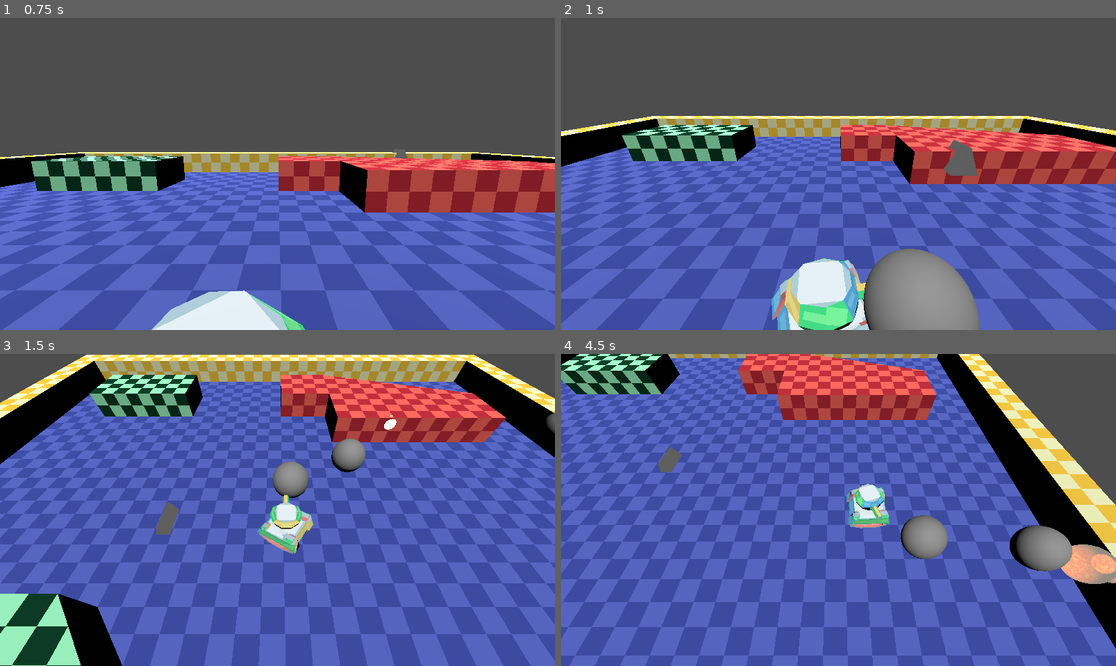
Above: before the commit, frames 1-4 (two rows, left to right).
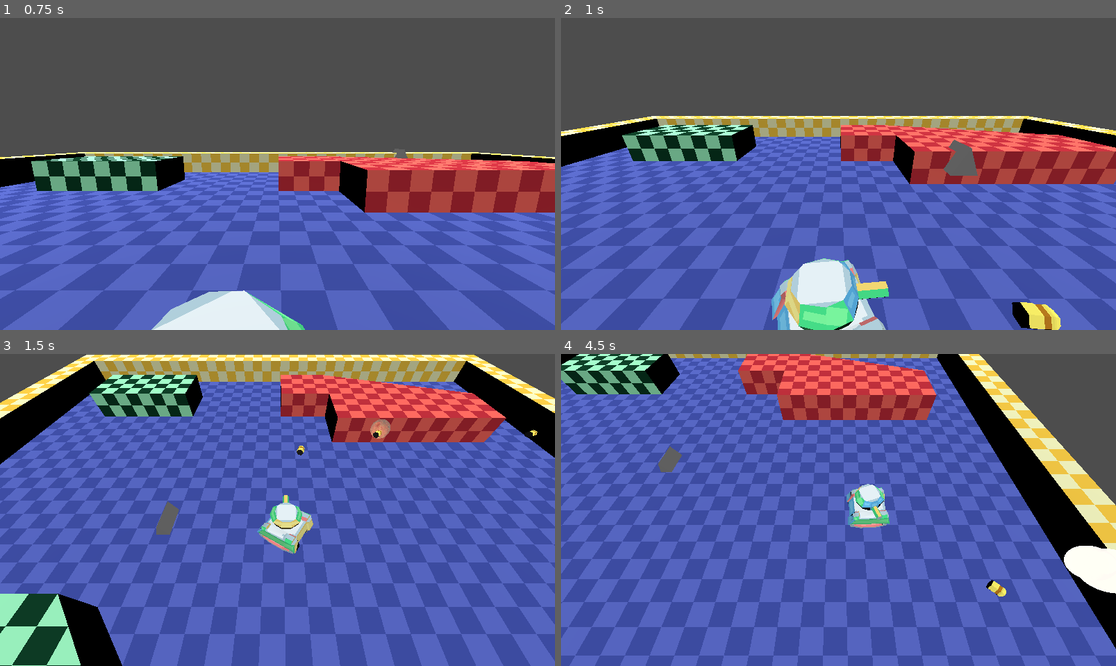
Above: after the commit, the same moments.

Repository: Skeleray/Tonks
Game: Godot game, scene res://MainTestScene.tscn
Two runs of this game, one before a commit and one after it. Both use one fixed random seed, a clock stepped at 60 frames per second and the inputs below.
Inputs (mouse positions are in pixels of both pictures, inside the frame that each line leads up to):
- Up to frame 1 (0.75 s): tap Enter (reset) at 0.5 s; move the mouse to (399, 158) at 0.52 s; hold D (right) from 0.53 s (still down); hold Space (shoot) from 0.53 s (still down); click (399, 158) at 0.67 s
- Up to frame 2 (1 s): keep holding D (right); keep holding Space (shoot)
- Up to frame 3 (1.5 s): move the mouse to (166, 525) at 1.27 s; release D (right) at 1.28 s; release Space (shoot) at 1.28 s; hold S (backward) from 1.28 s (still down); tap Space (shoot) at 1.35 s
- Up to frame 4 (4.5 s): move the mouse to (894, 441) at 2.02 s; release S (backward) at 2.03 s; hold D (right) 2.03-2.78 s; hold F 2.03-2.78 s; tap Space (shoot) at 2.3, 3.05, 4.35 s; move the mouse to (810, 572) at 2.77 s; hold W (forward) 2.78-3.53 s; tap Q at 2.85 s; click (810, 572) at 2.92 s; move the mouse to (1005, 556) at 3.52 s; hold Space (shoot) 3.53-4.28 s; hold A (left) from 3.53 s (still down); move the mouse to (672, 463) at 4.27 s

Frame 1 is identical in both runs. In frame 2, 5.0% of the frame differs, in the area x 54-91%, y 73-100%; in frame 3, 1.4%; in frame 4, 3.4%.

Commit message:
Implemented a bullet model
changed the current stats for the bullet

Diff:
--- a/Bullets/TriggerBullet.tscn
+++ b/Bullets/TriggerBullet.tscn
@@ -2,15 +2,16 @@
 
 [ext_resource type="Script" path="res://Bullets/trigger_bullet.gd" id="1_8srp8"]
 [ext_resource type="PackedScene" uid="uid://b2r2cja86n2lb" path="res://Bullets/BulletExplosionBase.tscn" id="2_ftpwi"]
+[ext_resource type="PackedScene" uid="uid://dtrk0i73sjios" path="res://Models/Shell.gltf" id="3_rff80"]
 
 [sub_resource type="SphereShape3D" id="SphereShape3D_8nrmd"]
 
-[sub_resource type="SphereMesh" id="SphereMesh_dynlx"]
-
-[node name="TriggerBullet" type="Node3D"]
+[node name="TriggerBullet" type="Node3D" node_paths=PackedStringArray("model")]
 script = ExtResource("1_8srp8")
-acceleration = 100.0
+acceleration = -1.0
 max_velocity = 100.0
+start_velocity = 20.0
+model = NodePath("BulletMesh")
 packed_explosion_scene = ExtResource("2_ftpwi")
 
 [node name="Area3D" type="Area3D" parent="."]
@@ -20,8 +21,7 @@
 [node name="CollisionShape3D" type="CollisionShape3D" parent="Area3D"]
 shape = SubResource("SphereShape3D_8nrmd")
 
-[node name="MeshInstance3D" type="MeshInstance3D" parent="."]
-mesh = SubResource("SphereMesh_dynlx")
+[node name="BulletMesh" parent="." instance=ExtResource("3_rff80")]
 
 [connection signal="area_entered" from="Area3D" to="." method="_on_area_3d_area_entered"]
 [connection signal="body_entered" from="Area3D" to="." method="_on_area_3d_body_entered"]
--- a/Bullets/trigger_bullet.gd
+++ b/Bullets/trigger_bullet.gd
@@ -3,12 +3,14 @@
 @export var acceleration := 0.0
 @export var max_velocity := 0.0
 @export var start_velocity := 0.0
+@export var model : Node3D
 var current_velocity := Vector3.ZERO
 
 func SetStartPosition(start_position:Vector3, start_direction :Vector3 ) -> void:
 	position = start_position
 	direction = start_direction.normalized()
 	current_velocity = direction * start_velocity
+	model.look_at(direction+start_position)
 
 
 # Called when the node enters the scene tree for the first time.
Not shown, added: Models/Shell.gltf
Not shown, added: Models/Shell.gltf.import
Binary file added: Models/Shell_0.png
Not shown, added: Models/Shell_0.png.import
